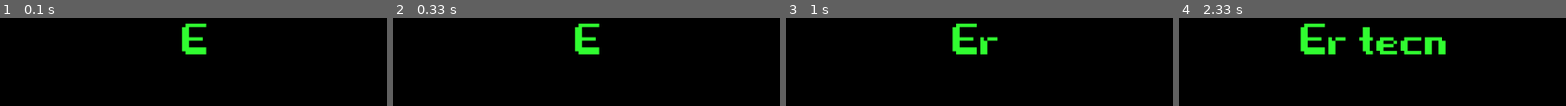
Above: before the commit, frames 1-4 (left to right).
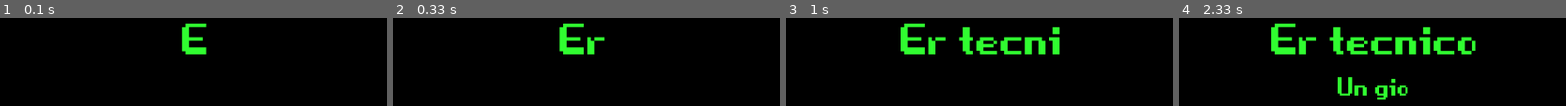
Above: after the commit, the same moments.

Repository: zThundy/pygame-jam
Game: pygame game, started from main.py
Same seed, same stepped clock (60 frames per second), same inputs: the game is played once before the commit and once after it.
Inputs:
- Up to frame 1 (0.1 s): no input
- Up to frame 2 (0.33 s): no input
- Up to frame 3 (1 s): no input
- Up to frame 4 (2.33 s): no input

Frame 1 is identical in both runs. In frame 2, 2.4% of the frame differs, in the area x 42-55%, y 6-42%; in frame 3, 6.2%; in frame 4, 10%, in the area x 23-77%, y 6-94%.

Commit message:
A TASTIERA

Diff:
--- a/main.py
+++ b/main.py
@@ -18,7 +18,6 @@
     while display_splash_screen <= 5000:
         SCREEN.fill((0,0,0))
         display_splash_screen += 1
-        audio_keyboard = None
 
         for event in pygame.event.get():
             # questo controllo dell'evento serve a terminare il
@@ -27,16 +26,14 @@
                 pygame.quit()
                 sys.exit()
 
-        if display_splash_screen % random.randint(10, 40) == 1:
+        if display_splash_screen % random.randint(10, 30) == 1:
             if len(first_string) != len(GAME_NAME):
                 first_string += GAME_NAME[len(first_string)]
-
-                audio_keyboard = pygame.mixer.Sound("./sounds/keyboard/" + str(random.randint(1, 10)) + ".mp3")
+                audio_keyboard = pygame.mixer.Sound("./sounds/keyboard/" + str(random.randint(1, 10)) + ".wav")
                 pygame.mixer.Sound.play(audio_keyboard)
             elif len(second_stirng) != len(GAME_SUBTITLE):
                 second_stirng += GAME_SUBTITLE[len(second_stirng)]
-
-                audio_keyboard = pygame.mixer.Sound("./sounds/keyboard/" + str(random.randint(1, 10)) + ".mp3")
+                audio_keyboard = pygame.mixer.Sound("./sounds/keyboard/" + str(random.randint(1, 10)) + ".wav")
                 pygame.mixer.Sound.play(audio_keyboard)
 
         # ovverwrite prev font element to have bigger dimension
Not shown, added: sounds/keyboard.mp3
Not shown, removed: sounds/keyboard/1.mp3
Not shown, added: sounds/keyboard/1.wav
Not shown, removed: sounds/keyboard/10.mp3
Not shown, added: sounds/keyboard/10.wav
Not shown, removed: sounds/keyboard/2.mp3
Not shown, added: sounds/keyboard/2.wav
Not shown, removed: sounds/keyboard/3.mp3
Not shown, added: sounds/keyboard/3.wav
Not shown, removed: sounds/keyboard/4.mp3
Not shown, added: sounds/keyboard/4.wav
Not shown, removed: sounds/keyboard/5.mp3
(and 9 more such lines)
